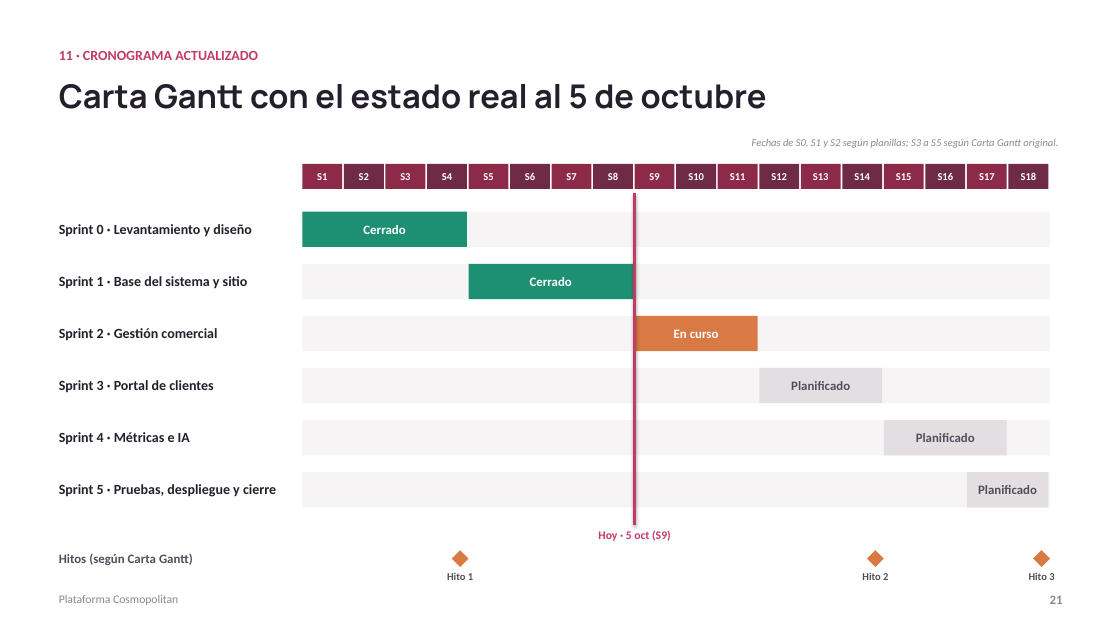
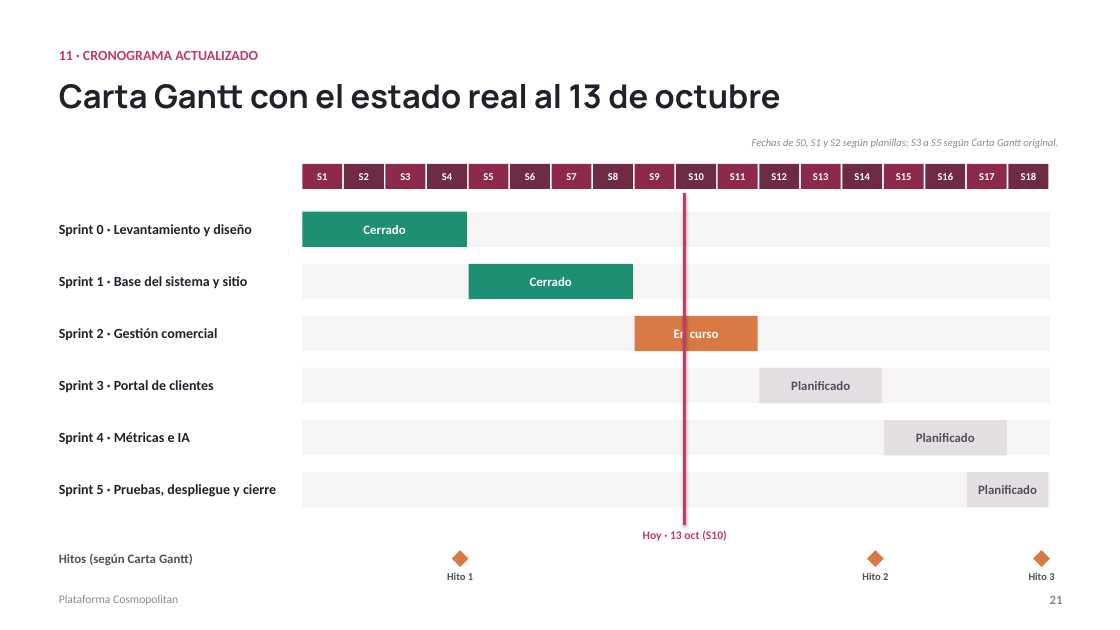
Before and after one commit to ChristianCuadra/capstone, a slide deck: slide 21 of Fase 2/Presentacion-Cosmopolitan.pptx. Drawn at 1120x630 pixels with LibreOffice and Linux fonts; fonts in the diff are those of the drawing. Boxes give left, top, right and bottom in pixels: in the first picture for what was removed or moved away, otherwise in the second. Text is boxed around its words. In the diff, an @@ line names an element or a change of style, - is before the commit and + after.

```diff
--- a/Fase 2/Presentacion-Cosmopolitan.pptx
+++ b/Fase 2/Presentacion-Cosmopolitan.pptx
@@ text at (59,84,781,109): text changed @@
-Carta Gantt con el estado real al 5 de octubre
+Carta Gantt con el estado real al 13 de octubre
@@ line moved from (635, 193) - (635, 525) to (685, 193) - (685, 525) @@
@@ text at (643,530,727,541): text changed @@
-Hoy · 5 oct (S9)
+Hoy · 13 oct (S10)
```
Also in this commit, not shown: 7 other slides changed, 2 other files.
